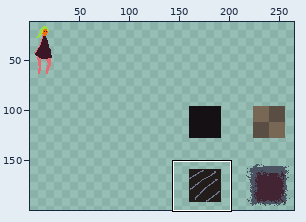
Edited in one commit: pixel-art file (assets/sprites/tilemap.aseprite). The first picture is a wide view before the edit; the outline marks the close-up.
Close-up. Before:
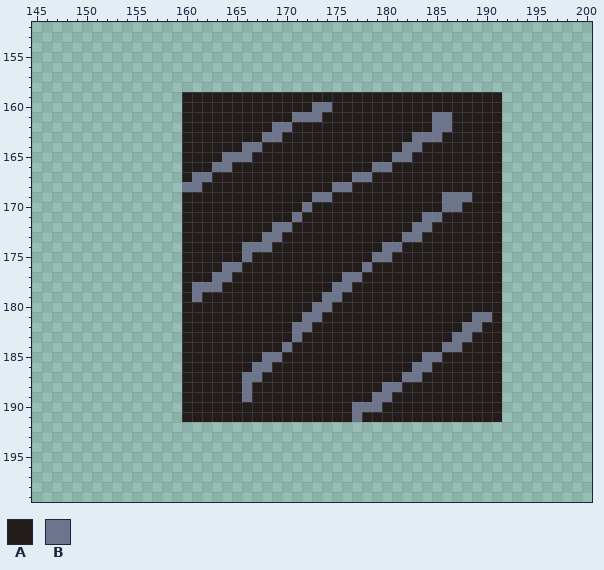
480x360 pixels, 1 frame. Shown: x 145..200, y 152..199. The wide view leaves out empty margins. The commit also changed other parts of the picture, which this record leaves out.
Visible layers, top first: "Layer 2", "Layer 1".
Palette (. is transparent): A #221c1a  B #6d758d
Pixels before (only the part around the change), first column x 145:
152 ........................................................
153 ........................................................
154 ........................................................
155 ........................................................
156 ........................................................
157 ........................................................
158 ........................................................
159 ...............AAAAAAAAAAAAAAAAAAAAAAAAAAAAAAAA.........
160 ...............AAAAAAAAAAAAABBAAAAAAAAAAAAAAAAA.........
161 ...............AAAAAAAAAAABBBAAAAAAAAAAABBAAAAA.........
162 ...............AAAAAAAAABBAAAAAAAAAAAAAABBAAAAA.........
163 ...............AAAAAAAABBAAAAAAAAAAAAABBBAAAAAA.........
164 ...............AAAAAABBAAAAAAAAAAAAAABBAAAAAAAA.........
165 ...............AAAABBBAAAAAAAAAAAAAABBAAAAAAAAA.........
166 ...............AAABBAAAAAAAAAAAAAABBAAAAAAAAAAA.........
167 ...............ABBAAAAAAAAAAAAAABBAAAAAAAAAAAAA.........
168 ...............BBAAAAAAAAAAAAABBAAAAAAAAAAAAAAA.........
169 ...............AAAAAAAAAAAAABBAAAAAAAAAAABBBAAA.........
170 ...............AAAAAAAAAAAABAAAAAAAAAAAAABBAAAA.........
171 ...............AAAAAAAAAAABAAAAAAAAAAAABBAAAAAA.........
172 ...............AAAAAAAAABBAAAAAAAAAAAABBAAAAAAA.........
173 ...............AAAAAAAABBAAAAAAAAAAAABBAAAAAAAA.........
174 ...............AAAAAABBBAAAAAAAAAAABBAAAAAAAAAA.........
175 ...............AAAAAABAAAAAAAAAAAABBAAAAAAAAAAA.........
176 ...............AAAABBAAAAAAAAAAAABAAAAAAAAAAAAA.........
177 ...............AAABBAAAAAAAAAAABBAAAAAAAAAAAAAA.........
178 ...............ABBBAAAAAAAAAAABBAAAAAAAAAAAAAAA.........
179 ...............ABAAAAAAAAAAAABBAAAAAAAAAAAAAAAA.........
180 ...............AAAAAAAAAAAAABBAAAAAAAAAAAAAAAAA.........
181 ...............AAAAAAAAAAAABBAAAAAAAAAAAAAAABBA.........
182 ...............AAAAAAAAAAABBAAAAAAAAAAAAAAABBAA.........
183 ...............AAAAAAAAAAABAAAAAAAAAAAAAAABBAAA.........
184 ...............AAAAAAAAAABAAAAAAAAAAAAAAABBAAAA.........
185 ...............AAAAAAAABBAAAAAAAAAAAAAABBAAAAAA.........
186 ...............AAAAAAABBAAAAAAAAAAAAAABBAAAAAAA.........
187 ...............AAAAAABBAAAAAAAAAAAAAABBAAAAAAAA.........
188 ...............AAAAAABAAAAAAAAAAAAABBAAAAAAAAAA.........
189 ...............AAAAAABAAAAAAAAAAAABBAAAAAAAAAAA.........
190 ...............AAAAAAAAAAAAAAAAABBBAAAAAAAAAAAA.........
191 ...............AAAAAAAAAAAAAAAAABAAAAAAAAAAAAAA.........
192 ........................................................
193 ........................................................
194 ........................................................
195 ........................................................
196 ........................................................
197 ........................................................
198 ........................................................
199 ........................................................
The result:
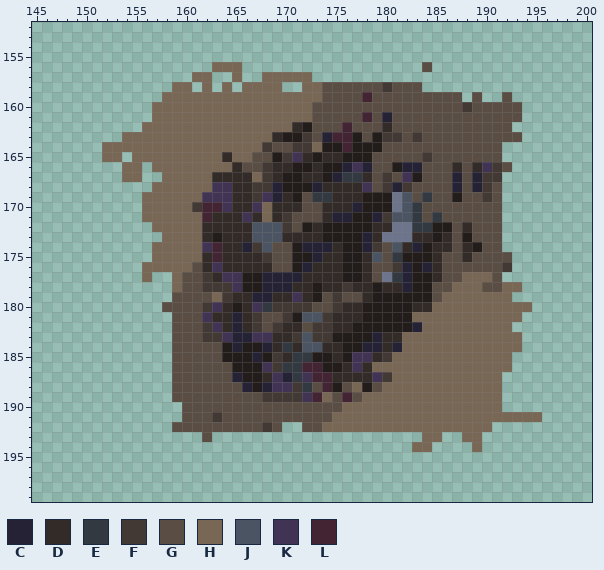
Colours new in this view: C #242234  D #322b28  E #333941  F #423934  G #5a4e44  H #796755  J #4a5462  K #403353  L #422433
Diff:
Changed rows in their new state; - is an unchanged pixel.
Layer "Layer 1":
first column x 152:
156 -----------HHH------------------G-----------
157 ---------HH--H--HHHHH-----------------------
158 -------HH-H-H-HHHH--HHGGGGGGFGGG------------
159 ------HHHHHHHHHHHHHHHHGGGGLGGGGGGGGG.G..G---
160 -----HHHHHHHHHHHHHHHHGGGGGGGGGGGGGGGFGGGGG--
161 -----HHHHHHHHHHHHHHHHGGGGGLGCGGGGGGGGGGGGG--
162 ----HHHHHHHHHHHHHHHD-GGGLGGGDGGGGGGGGGGGG---
163 --HHHHHHHHHHHHHHHD--FGCLL-G-FFGFGGGGGGGGGG--
164 HHHHHHHHHHHHHHHHFGGFFH--L---GGGGGGGGGGGG----
165 HH-HHHHHHHHHDHHGG-FKD-DD---GGGGGFGGGGGGG----
166 --HH-HHHHHHHHDGGFDD--D--CKCGG-CCGGGDGDKFG---
167 --HH--HHHHHDDDDHFD--DD-CEEDGFGK-GGGCGCFF----
168 -----HHHHHHKKDDFFC---CDDDDKGFCFGGGGCGCFG----
169 ----HHHHHHKKKDDFKCD-GEEDDD---BJGEGGAGGFG----
170 ----HHHHHFLLKDDKHDDDGGDDDC---BJEGGGGGGGG----
171 ----HHHHHHLDDDKDHDFGGGDCC--CFJJEGEGGGGGG----
172 -----HHHHHDDDDDJJJFG-D-----DDBBEE--GDGGG----
173 ------HHHHD-DDDJJJDDDD----CDBB-DD-DG-GGG----
174 -----HHHHHKLDDCFJGG-CCCD--CFGJDC-DDGD-GG----
175 -----HHHHHDLDDDDFGG--CDD--DJGE---DGGDGGGG---
176 ----HHHHHGDKDDDDDGG-CDDD--DGGFC-CDGGGGGGF---
177 ----H--HGGFDKK--CCCCDDDDAADGBEC--DGGHHHG----
178 -------HGGFFFK--CCCDD-DDFDD-DDC--GGHHHGGHH--
179 -------GGGGHFDDCCDDKD-GFGGD------GHHHHHHH---
180 ------GGGGFKD-DKEFFFFGGFDD-----DDHHHHHHHHHH-
181 -------GGGKDDCDFGGF-JJFDDD-----HHHHHHHHHHH--
182 -------GGGFKDCDFGFDDGFFDD------CHHHHHHHHH---
183 -------GGGFFKCCKKDDFJFF----CDDHHHHHHHHHHHH--
184 -------GGGGG-C--CDEDJJDD--CCDCHHHHHHHHHHHH--
185 -------GGGGG---CAFDEE--D-KKDFHHHHHHHHHHHH---
186 -------GGGGGG--AKFEELL--DKDHHHHHHHHHHHHHH---
187 -------GGGGGGCAADKCEKLLDDDDKFHHHHHHHHHHH----
188 -------GGGGGGGC-CKKFEGL-GH-GHHHHHHHHHHHH----
189 -------GGGGGGGGGFFFFKLHGLGHHHHHHHHHHHHHH----
190 --------GGGGGGGGGGGGGGGGHHHHHHHHHHHHHHHH----
191 --------GGGFGGGGGGGGGGGHHHHHHHHHHHHHHHHHHHHH
192 -------GGGGGGGGGFG--GGHHHHHHHHHHHHHHHHH-----
193 ----------G---------------------HH--HH------
194 -------------------------------HH----H------
